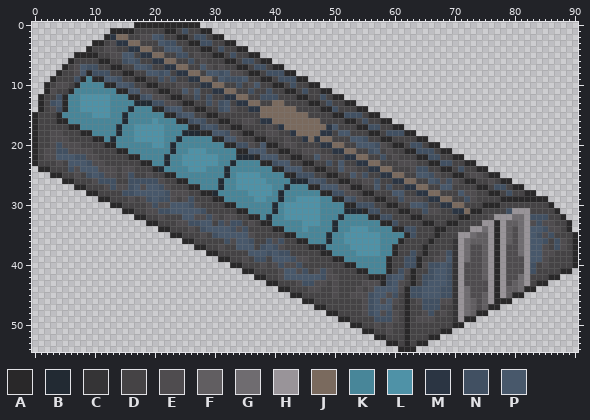
A sprite sheet gets an edit: images/livingquaters.png. Above: the version before the commit.
The file is 91x55 pixels. Colours within 5 levels of each other are drawn and written as one.
Palette (. is transparent): A #292829  B #222a33  C #353436  D #454345  E #4f4c4f  F #615e61  G #6f6c70  H #999499  J #7a6a5e  K #488699  L #4f92a7  M #2b3543  N #415062  P #48586b
Pixels before, first column x 0:
 0 .................AAAAAAAAAAA...............................................................
 1 .............AAAADDDDDAADNDDAA.............................................................
 2 ............AMJJDDEEPNDDAADNNDAA...........................................................
 3 ..........AADEMMJJDDDPNNDDAANNDDAA.........................................................
 4 .........ADDEEDDMMJJDDPPPDDDAADNDDAA.......................................................
 5 .......AAAADDEEPPDMMJJDDNNDEDDAADNDDAA.....................................................
 6 ......ADDDDAADDNPNDDMMJJDDNDEDDDAADNNDAA...................................................
 7 .....ADEPNNDDAADDPPNDDMMJJDDPEDEDDAADNNDAA.................................................
 8 ....ADDEPANNNDDAADDPPNPDMMJJDPPNPEEDAADNNNAA...............................................
 9 ...ADDDNAKAAPPNDDAADDNENDDMMJJDPNNNPDDAADNNNAA.............................................
10 ..ADEEDAKKKKAAPPNDDAADDDEEDDMMJJDDNDEPDDAADNDDAA...........................................
11 ..AEDDAKKKKKKKAAPPEEDAADDPEPDDMMJJDDNDDNDDAADNDDAA.........................................
12 .ADDNAKKLLLLLKKKAANPEEDAADDNDNDDMMJJDDNNNDDDAADDNDAA.......................................
13 .ADNPAKKLLLLLKKKKBBBNNEEDAADDNENPDMMJJDDJJDDDDAADNDDAA.....................................
14 .ADENAKKLLLLLKKKBKKKAANPPDDAADDNPEDDMMJJJJJJDDDDAANDDDAA...................................
15 ADDDAKKKKKLLLKKBKKKKKKAANPPDDAADDDDDDDJJJJJJJJDDDDAANNNDAA.................................
16 ADDDAAKKKKKKKKKBKKKKLKKKAANPNDDAADDEEDMMJJJJJJJJDDDDAADNDDAA...............................
17 ADDDDDAAKKKKKKBKKLLLLLKKKKAANPNDDAADDDDEDMJJJJJJJMPDDDAANNDDAA.............................
18 ADDEEDDDAAKKKKBKKLLLLLKKKBBBAAPPNEDAADDEEDDMJJJJMMDPPDDDAADNNNAA...........................
19 ADDEEEDDDDAAKBKKKLLLLLKKBKKKKKAAPPEDDAADDDEDDMJMJJDDDPPNDDAADDDDAA.........................
20 ADDENEEEDDDDAAKKKKKKLLKBKKKKKKKKAANNEDPAADEEDDDDMMJJDDPPPNEDAADNNDAA.......................
21 ADEENNEEEEDDDDAAKKKKKKKBKKLLLKKKKKAAPPPDDAADDEEEDDMMJJDDNPDEDDAANNNDAA.....................
22 ADEEPPPNNEEDDDDDAAKKKKBKKLLLLLLKKKBBBAPPPDDAADDPEEDDMMJJDDNDEDDDAANNDDAA...................
23 ADDDEDPPPNEEDDDDDDAAKKBKKLLLLLLKKBKKKKAANPPDDAADDNDPDDMMJJDDDEEEDDAANNDDAA.................
24 .AADDDNEPPPEEEDEEDDDABKKKKLLLKKKBKKKKKKKAAPPPDDAADDPEEDDMMJJDDDENNDDAADNDDAA...............
25 ...AADDEDNPNEEDENDDEDDAAKKKKKKKKBKLLLLKKKKAANNNDDAADDPENDDMMJJDDPPNEDDAADEEDAA.............
26 .....AADDDENNNDDNNNNNEDDAAKKKKKBKKLLLLLKKKKBBBPPNDDAADDEENDDMMJJDDPNENEDAADDEDAA...........
27 .......AADDDENEENPEPPNEDDDAAKKKBKKLLLLLLKKBKKKAAPPPEEAADDPDNDDMMJJDDPPDDDDAADNNDAA.........
28 .........AADDDDNNPPPPPNEEEDDAABKKKKKLLLLKBKKKKKKAANNEEDAADDDPPDDMMJJDDDPEEDDAADNDDAA.......
29 ...........AADDDEDENPNNEDENDDDAAKKKKKLLKKBKKLLLLKKAAPNEDDAADDNEEEDMMJJDDNEDDDDAAAAAAAA.....
30 .............AADDDDENEEPPPNEDDDDAAKKKKKKBKLLLLLLKKKKAANNNDDAADDPPNDDMMJJDDDAAADDDDDDDDA....
31 ...............AADDEENNPPPPPNDDDDDAAKKKKBKLLLLLLKKKKBBBANNDDDAADDNEEDDMMJAADDDDNHHHDDDDA...
32 .................AADDEDDDPPEENEDEEDDAAKBKKLLLLLLKKKBKKKKAANNDDDAADDDDDDAADDDEHHHGGHNNNDDA..
33 ...................AADDDEENNPPDNENNDEDAAKKKKKLLLKKBKKKKKKKAANDDDDAADDAADDDDHHAHFFGHENEEDDA.
34 .....................AADDDEDNPPPPNENDDDDAAKKKLKKKKBKKLLLKKKKAANNDDDAADDDDHHGHAHFEGHPPNEEDA.
35 .......................AADDDEDNPPPPPEDDDDDAAKKKKKBKKLLLLLLKKKKANDDDADDDHHGFFHAHFEGHPNENDDDA
36 .........................AADDDDDNEPPNDDNENDDAAKKKBKKLLLLLLKKKADDDDADDDCHGFFFHAHFEGHPPNDNEDA
37 ...........................AADDEDDPPPDNPNEDDDDAABKKKKLLLLLKKADDDDADDDDCHGEEFHAHEEGHPPEDNEDA
38 .............................AADDDDDPPPNPNNDDDDDAAKKKKLLLLKKADDNDADDENCHGEEFHAHEEGHPPEEDDDA
39 ...............................AADDEDNNDPPPNEEDDDDAAKKKKKKKADDNNADDEEPCHGEEFHAHEEEHPPEDDDDA
40 .................................AADDDEDENEENDDDDDDDAAKKKKKADDNNAENNPNCHEEEFHAHEEEHNDEDDDDA
41 ...................................AADDDDEPPENDENEDDDDAAKKKADNEADDNPPNCHEEEFHAHEEEHNDDDDAA.
42 .....................................AADDEPPPPPPNEEDDDDDAAANPPDADNNPPNCHEEEFHAHEEGHDDDAA...
43 .......................................AADDDENNEEDEDDDDEEEANPEDADNPPPNCHEEEEHAHEFGHDAA.....
44 .........................................AADDDEEDDEDDDEDEPPPPEANNPPPNNCHGEEEHAHFFGAA.......
45 ...........................................AADDDDDEDDEEENPPENDANNPPPNNCHGEEFHAHFAA.........
46 .............................................AADDDDDDDDENPEPEDADENNNEECHGFEFHAAA...........
47 ...............................................AADDDDDDENPPPDDADDNNNDDCHGFEFAA.............
48 .................................................AADDDDENPENEDADDENDEDCHGFAA...............
49 ...................................................AADDDDNNNEDADEEEDDDCHAA.................
50 .....................................................AADDEDEDDADDDDDDDAA...................
51 .......................................................AADDEDDADDDDDAA.....................
52 .........................................................AADDDADDDAA.......................
53 ...........................................................AADADAA.........................
54 .............................................................AAA...........................
Once edited:
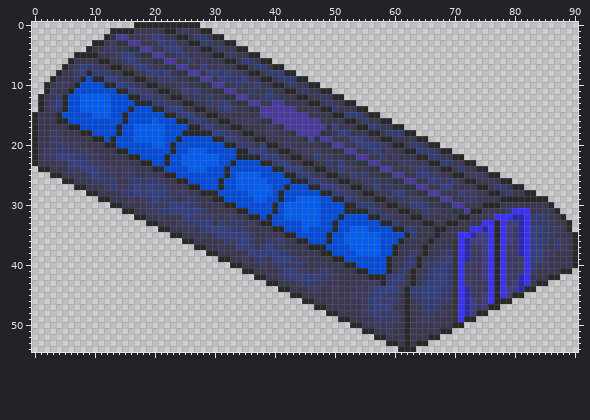
What changed:
Colour D changes from #454345 to #393751.
Colour E changes from #4f4c4f to #3c3a61.
Colour F changes from #615e61 to #3f3d82.
Colour G changes from #6f6c70 to #2a27b5.
Colour H changes from #999499 to #3a30fd.
Colour J changes from #7a6a5e to #4a399f.
Colour K changes from #488699 to #004ce1.
Colour L changes from #4f92a7 to #005ef6.
Colour N changes from #415062 to #303c73.
Colour P changes from #48586b to #333f80.
Boxes around the changes in both pictures, in picture pixels (x1, y1, x2, y2):
changed: (38, 28, 572, 346)
